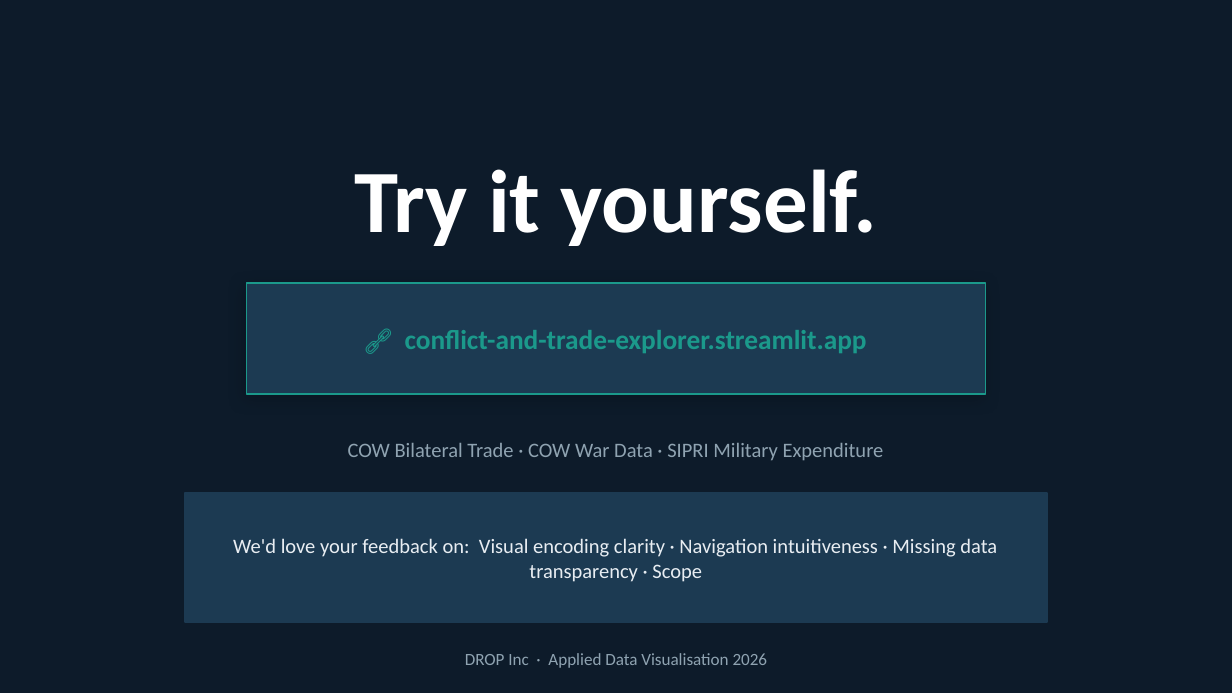
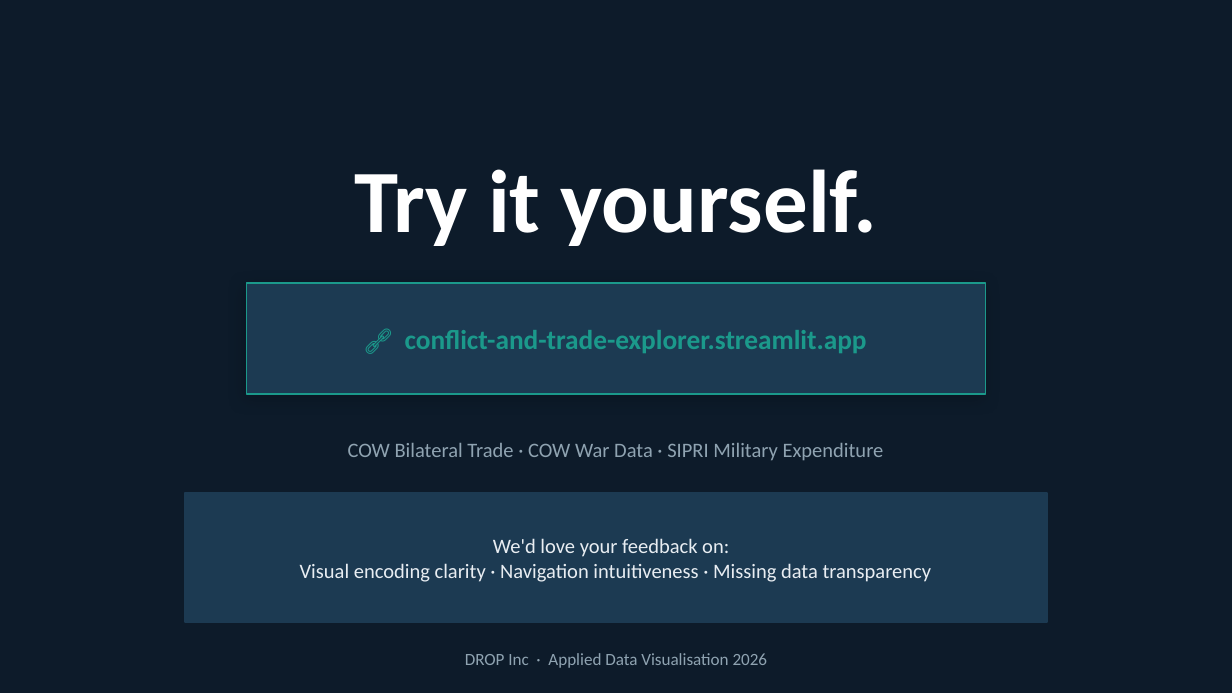
Before and after one commit to podsv-fs26-ad24/ad24-6-fancyproject, a slide deck: slide 13 of Conflict_Trade_Explorer.pptx. Drawn at 1232x693 pixels with LibreOffice and Linux fonts; fonts in the diff are those of the drawing. Boxes give left, top, right and bottom in pixels: in the first picture for what was removed or moved away, otherwise in the second. Text is boxed around its words. In the diff, an @@ line names an element or a change of style, - is before the commit and + after.

```diff
--- a/Conflict_Trade_Explorer.pptx
+++ b/Conflict_Trade_Explorer.pptx
@@ text at (300, 538, 931, 582): text changed @@
-We'd love your feedback on: Visual encoding clarity · Navigation intuitiveness · Missing data transparency · Scope
+We'd love your feedback on:
+Visual encoding clarity · Navigation intuitiveness · Missing data transparency
```
Also in this commit, not shown: 8 other slides changed, 2 slides added, 2 slides removed.
